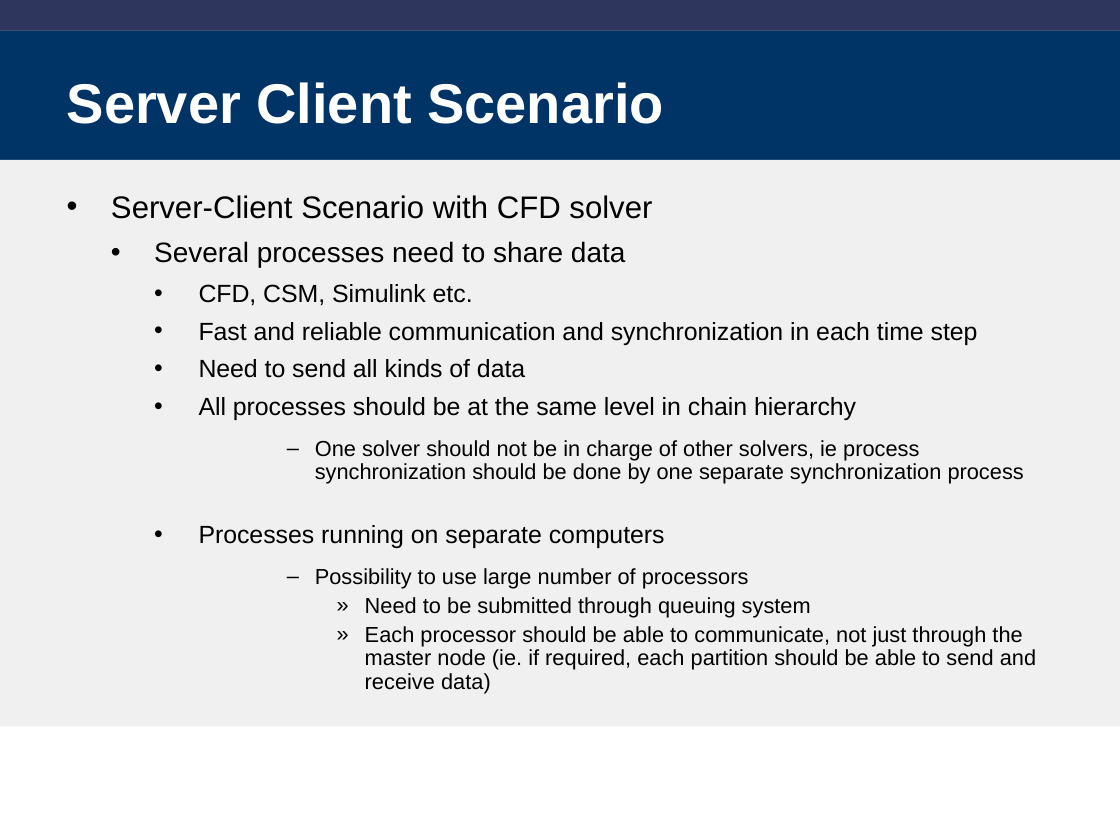
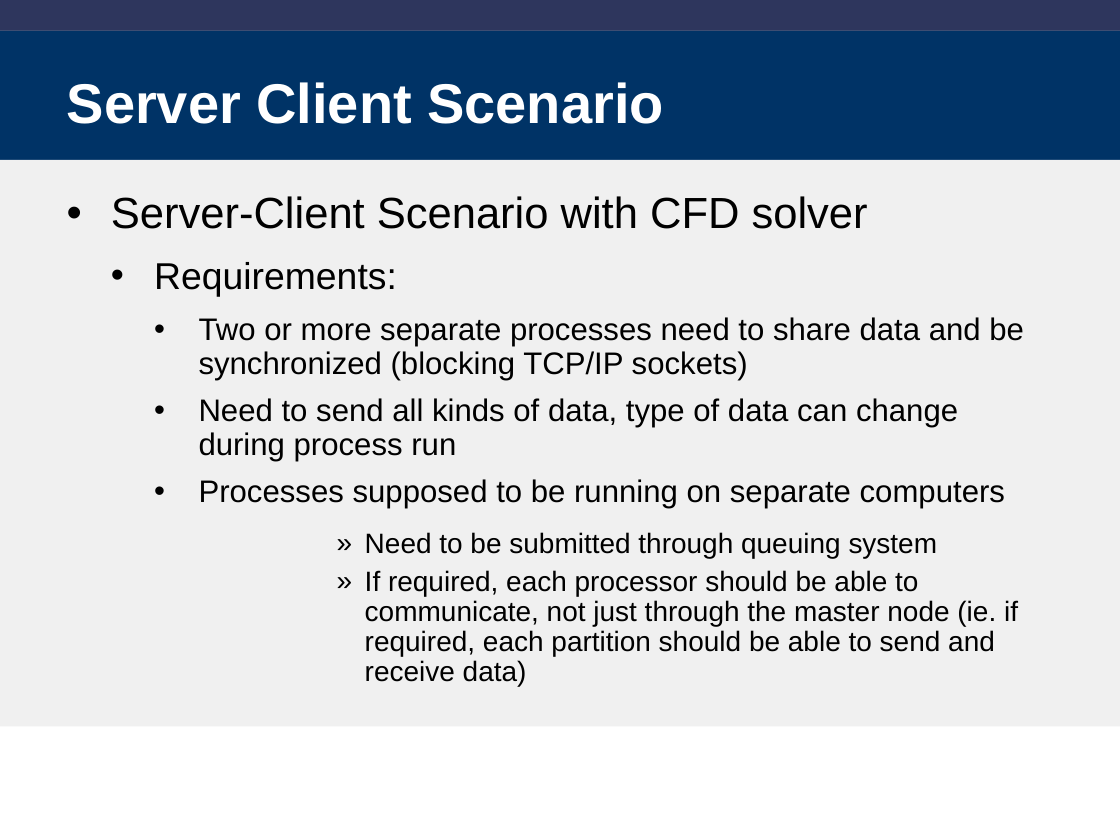
Before and after one commit to libm3l/libm3l, a slide deck: slide 14 of clibm-3l.ppt. Drawn at 1120x840 pixels with LibreOffice and Linux fonts; fonts in the diff are those of the drawing; background and template pictures are left out. Boxes give left, top, right and bottom in pixels: in the first picture for what was removed or moved away, otherwise in the second. Text is boxed around its words. In the diff, an @@ line names an element or a change of style, - is before the commit and + after.

Commit message:
- changed Error to Warning in locate - added example of server and client

```diff
--- a/clibm-3l.ppt
+++ b/clibm-3l.ppt
@@ text at box(111, 196, 938, 559): size 20 to 28 pt in "Server-Client Scenario with CFD solver"; size 14 to 18 pt in "Need to be submitted through queuing system"; more space between paragraphs @@
@@ text at box(154, 262, 1024, 508): text changed; size 16 to 20 pt @@
-  • Several processes need to share data
-    • CFD, CSM, Simulink etc.
-    • Fast and reliable communication and synchronization in each time step
-    • Need to send all kinds of data
-    • All processes should be at the same level in chain hierarchy
-      – One solver should not be in charge of other solvers, ie process synchronization should be done by one separate synchronization process
-    • Processes running on separate computers
-      – Possibility to use large number of processors
+  • Requirements:
+    • Two or more separate processes need to share data and be synchronized (blocking TCP/IP sockets)
+    • Need to send all kinds of data, type of data can change during process run
+    • Processes supposed to be running on separate computers
@@ text at box(365, 570, 1018, 687): text changed; size 14 to 18 pt @@
-        » Each processor should be able to communicate, not just through the master node (ie. if required, each partition should be able to send and receive data)
+        » If required, each processor should be able to communicate, not just through the master node (ie. if required, each partition should be able to send and receive data)
```
Also in this commit, not shown: 14 other slides changed, 7 slides added, 5 other files.
